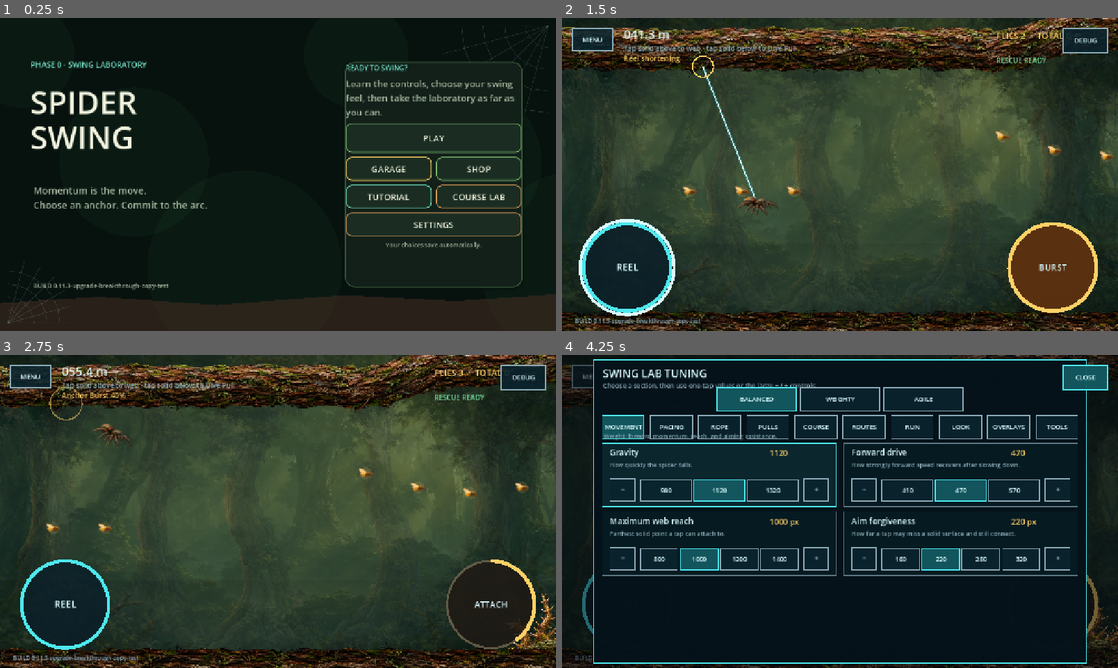
Above: before the commit, frames 1-4 (two rows, left to right).
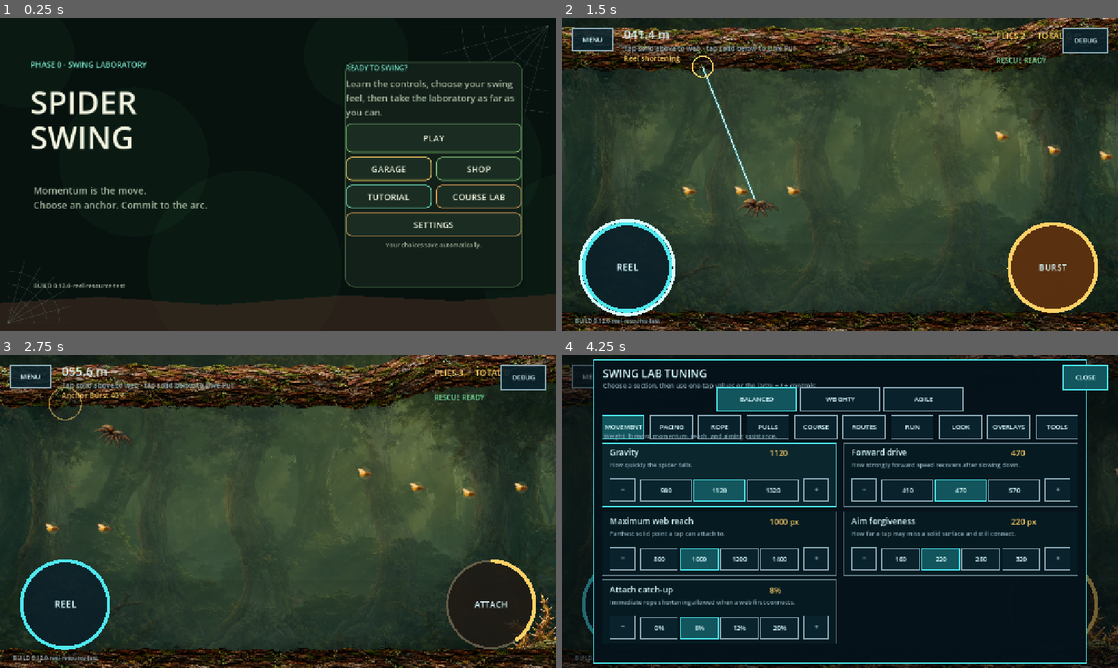
Above: after the commit, the same moments.

Repository: menno420/spider-swing
Game: Godot game, scene res://game/bootstrap/main.tscn
Same seed, same stepped clock (60 frames per second), same inputs: the game is played once before the commit and once after it.
Inputs (mouse positions are in pixels of both pictures, inside the frame that each line leads up to):
- Up to frame 1 (0.25 s): no input
- Up to frame 2 (1.5 s): click "PLAY" at 0.5 s; click (628, 268) at 1.25 s
- Up to frame 3 (2.75 s): click (489, 605) at 2 s
- Up to frame 4 (4.25 s): click (1084, 376) at 2.75 s; click (840, 511) at 3.5 s

The runs differ from the first frame. In frame 1, 0.2% of the frame differs, in the area x 11-31%, y 84-87%; in frame 2, 2.0%; in frame 3, 5.6%, in the area x 0-100%, y 0-100%; in frame 4, 2.2%.

Commit message:
Rebaseline Reel as a limited resource

Diff:
--- a/game/application/swing_lab_session.gd
+++ b/game/application/swing_lab_session.gd
@@ -53,9 +53,9 @@
 
 func configure_progress(progress: PlayerProgress) -> void:
 	_progress = progress.copy()
-	if not is_inside_tree():
-		_config.apply_preset(_config.preset_name)
-		SpiderCatalog.apply_to_config(_config, _progress)
+	_config = SpiderCatalog.resolved_config(_config.preset_name, _progress)
+	if is_inside_tree():
+		_world.config = _config
 
 
 func configure_creator_pattern(pattern: Array[StringName]) -> void:
@@ -153,8 +153,7 @@
 
 
 func apply_preset(name: StringName) -> void:
-	_config.apply_preset(name)
-	SpiderCatalog.apply_to_config(_config, _progress)
+	_config = SpiderCatalog.resolved_config(name, _progress)
 	_world.config = _config
 	_world.surface_bounce_ready = _config.surface_bounce_enabled
 	_reset_course_stream()
@@ -226,6 +225,11 @@
 	elif parameter == &"course_rails" and \
 			not _config.course_boundaries_enabled:
 		_world.web.release()
+	elif parameter == &"reel_capacity_seconds":
+		_world.web.reel_energy = minf(
+			_world.web.reel_energy,
+			_config.reel_energy_capacity,
+		)
 	elif parameter == &"impact_shell":
 		_world.surface_bounce_ready = _config.surface_bounce_enabled
 
--- a/game/domain/spider_catalog.gd
+++ b/game/domain/spider_catalog.gd
@@ -317,6 +317,15 @@
 		MAX_UPGRADE_LEVEL,
 		(completed_intervals + 1) * BREAKTHROUGH_INTERVAL,
 	)
+
+
+static func resolved_config(
+	preset_name: StringName,
+	progress: PlayerProgress,
+) -> SwingConfig:
+	var config := SwingConfig.from_preset(preset_name)
+	apply_to_config(config, progress)
+	return config
 
 
 static func apply_to_config(
--- a/game/domain/swing_config.gd
+++ b/game/domain/swing_config.gd
@@ -6,10 +6,15 @@
 ## are deliberately not called "baseline": only the owner can approve that
 ## label after real-device playtesting.
 
-const SCHEMA_VERSION := 9
+const SCHEMA_VERSION := 10
 const PRESET_BALANCED := &"balanced_candidate"
 const PRESET_WEIGHTY := &"weighty_candidate"
 const PRESET_AGILE := &"agile_candidate"
+const BASE_REEL_RETRACTION_RATE := 260.0
+const BASE_REEL_ENERGY_CAPACITY := 60.0
+const BASE_REEL_DRAIN_RATE := 30.0
+const BASE_REEL_REGENERATION_RATE := 18.0
+const BASE_REEL_EMPTY_LOCKOUT := 0.75
 
 @export var schema_version: int = SCHEMA_VERSION
 @export var preset_name: StringName = PRESET_BALANCED
@@ -30,11 +35,11 @@
 @export var attachment_catch_fraction: float = 0.08
 @export var rope_elasticity_allowance: float = 10.0
 @export var rope_damping: float = 0.035
-@export var reel_retraction_rate: float = 400.0
-@export var reel_energy_capacity: float = 100.0
-@export var reel_drain_rate: float = 30.0
-@export var reel_regeneration_rate: float = 18.0
-@export var reel_empty_lockout: float = 0.75
+@export var reel_retraction_rate: float = BASE_REEL_RETRACTION_RATE
+@export var reel_energy_capacity: float = BASE_REEL_ENERGY_CAPACITY
+@export var reel_drain_rate: float = BASE_REEL_DRAIN_RATE
+@export var reel_regeneration_rate: float = BASE_REEL_REGENERATION_RATE
+@export var reel_empty_lockout: float = BASE_REEL_EMPTY_LOCKOUT
 @export var automatic_take_up_enabled: bool = true
 @export var automatic_take_up_retention: float = 0.85
 @export var burst_distance_fraction: float = 0.40
@@ -96,6 +101,9 @@
 	player_collision_radius = 18.0
 	web_tap_retargets_when_attached = false
 	attachment_catch_fraction = 0.08
+	reel_energy_capacity = BASE_REEL_ENERGY_CAPACITY
+	reel_regeneration_rate = BASE_REEL_REGENERATION_RATE
+	reel_empty_lockout = BASE_REEL_EMPTY_LOCKOUT
 	automatic_take_up_enabled = true
 	automatic_take_up_retention = 0.85
 	burst_distance_fraction = 0.40
@@ -142,7 +150,7 @@
 			air_drag = 0.04
 			rope_elasticity_allowance = 7.0
 			rope_damping = 0.025
-			reel_retraction_rate = 420.0
+			reel_retraction_rate = 275.0
 			reel_drain_rate = 32.0
 		PRESET_AGILE:
 			gravity = 980.0
@@ -153,7 +161,7 @@
 			air_drag = 0.07
 			rope_elasticity_allowance = 13.0
 			rope_damping = 0.05
-			reel_retraction_rate = 440.0
+			reel_retraction_rate = 290.0
 			reel_drain_rate = 35.0
 		_:
 			preset_name = PRESET_BALANCED
@@ -165,8 +173,8 @@
 			air_drag = 0.055
 			rope_elasticity_allowance = 10.0
 			rope_damping = 0.035
-			reel_retraction_rate = 400.0
-			reel_drain_rate = 30.0
+			reel_retraction_rate = BASE_REEL_RETRACTION_RATE
+			reel_drain_rate = BASE_REEL_DRAIN_RATE
 
 
 func target_speed_at(distance_pixels: float) -> float:
@@ -218,6 +226,9 @@
 		&"reel_rate":
 			reel_retraction_rate = safe_value
 			return reel_retraction_rate
+		&"reel_capacity_seconds":
+			reel_energy_capacity = safe_value * reel_drain_rate
+			return reel_energy_capacity / reel_drain_rate
 		&"auto_take_up":
 			automatic_take_up_enabled = safe_value >= 0.5
 			return 1.0 if automatic_take_up_enabled else 0.0
@@ -320,6 +331,8 @@
 			return 1.0 if web_tap_retargets_when_attached else 0.0
 		&"reel_rate":
 			return reel_retraction_rate
+		&"reel_capacity_seconds":
+			return reel_energy_capacity / reel_drain_rate
 		&"auto_take_up":
 			return 1.0 if automatic_take_up_enabled else 0.0
 		&"take_up_pct":
@@ -389,8 +402,9 @@
 		failures.append("speed progression values are invalid")
 	if web_minimum_length <= 0.0 or web_maximum_length <= web_minimum_length:
 		failures.append("web length range is invalid")
-	if reel_energy_capacity <= 0.0:
-		failures.append("Reel energy capacity must be positive")
+	if reel_energy_capacity <= 0.0 or reel_drain_rate <= 0.0 or \
+			reel_regeneration_rate <= 0.0 or reel_empty_lockout < 0.0:
+		failures.append("Reel resource values are invalid")
 	if reel_retraction_rate <= 0.0:
 		failures.append("Reel response values are invalid")
 	if automatic_take_up_retention < 0.0 or automatic_take_up_retention > 1.0:
--- a/game/domain/tuning_catalog.gd
+++ b/game/domain/tuning_catalog.gd
@@ -156,7 +156,18 @@
 		"minimum": 80.0,
 		"maximum": 720.0,
 		"step": 20.0,
-		"quick": [400.0, 480.0, 560.0, 640.0],
+		"quick": [220.0, 260.0, 340.0, 400.0],
+	},
+	{
+		"id": &"reel_capacity_seconds",
+		"category": CATEGORY_ROPE,
+		"label": "Full Reel time",
+		"help": "Continuous hold time available from a full Reel meter.",
+		"format": &"seconds",
+		"minimum": 0.8,
+		"maximum": 4.0,
+		"step": 0.2,
+		"quick": [1.0, 1.5, 2.0, 3.33],
 	},
 	{
 		"id": &"auto_take_up",
@@ -182,7 +193,7 @@
 	},
 	{
 		"id": &"attach_catch_pct",
-		"category": CATEGORY_ROPE,
+		"category": CATEGORY_MOVEMENT,
 		"label": "Attach catch-up",
 		"help": "Immediate rope shortening allowed when a web first connects.",
 		"format": &"percent",
--- a/game/presentation/scripts/front_end.gd
+++ b/game/presentation/scripts/front_end.gd
@@ -661,16 +661,19 @@
 	_garage_name.text = str(item["name"])
 	_garage_description.text = str(item["description"])
 	_garage_tradeoff.text = "TRADE-OFF · %s" % item["tradeoff"]
-	var preview := SwingConfig.from_preset(SwingConfig.PRESET_BALANCED)
-	SpiderCatalog.apply_to_config(preview, _state.progress)
+	var preview := SpiderCatalog.resolved_config(
+		SwingConfig.PRESET_BALANCED,
+		_state.progress,
+	)
 	var stats_format := (
-		"HITBOX %.1f px  ·  GRAVITY %.0f  ·  REEL %.0f px/s%s\n"
+		"HITBOX %.1f px  ·  GRAVITY %.0f  ·  REEL %.0f px/s · %.2f s%s\n"
 		+ "BURST %.0f%%  ·  MINIMUM %.0f px%s"
 	)
 	_garage_stats.text = stats_format % [
 			preview.player_collision_radius,
 			preview.gravity,
 			preview.reel_retraction_rate,
+			preview.reel_energy_capacity / preview.reel_drain_rate,
 			(
 				"  ·  GLIDE %.2f s" % preview.glide_duration
 				if preview.glide_duration > 0.0
--- a/project.godot
+++ b/project.godot
@@ -9,7 +9,7 @@
 
 config/name="Spider Swing"
 config/description="Android-first 2D physics swing game. \"Spider Swing\" is an internal codename, not an approved release name — see docs/product/name-status.md."
-config/version="0.11.3-upgrade-breakthrough-copy-test"
+config/version="0.12.0-reel-resource-test"
 run/main_scene="res://game/bootstrap/main.tscn"
 config/features=PackedStringArray("4.7", "GL Compatibility")
 
--- a/tests/test_runner.gd
+++ b/tests/test_runner.gd
@@ -4,10 +4,10 @@
 const MAIN_SCENE_PATH := "res://game/bootstrap/main.tscn"
 const EXPORT_PRESETS_PATH := "res://export_presets.cfg"
 const ANDROID_WORKFLOW_PATH := "res://.github/workflows/android-debug.yml"
-const BUILD_VERSION := "0.11.3-upgrade-breakthrough-copy-test"
-const ANDROID_VERSION_CODE := 26
-const ANDROID_APP_NAME := "Spider Swing Breakthrough Copy (dev)"
-const EXPECTED_CHECK_COUNT := 90
+const BUILD_VERSION := "0.12.0-reel-resource-test"
+const ANDROID_VERSION_CODE := 27
+const ANDROID_APP_NAME := "Spider Swing Reel Resource (dev)"
+const EXPECTED_CHECK_COUNT := 91
 const REQUIRED_INPUT_ACTIONS := [
 	"web_action", "reel_in", "burst_action", "pause", "restart_run",
 	"toggle_debug"]
--- a/tests/unit/phase0_physics_tests.gd
+++ b/tests/unit/phase0_physics_tests.gd
@@ -11,6 +11,7 @@
 	var passed := 0
 
 	passed += _test_presets(failures)
+	passed += _test_reel_resource_baseline_and_resolution(failures)
 	passed += _test_gradual_speed_curve_reaches_full_pace_at_five_kilometres(
 		failures)
 	passed += _test_release_preserves_velocity(failures)
@@ -71,7 +72,8 @@
 	var balanced := SwingConfig.from_preset(SwingConfig.PRESET_BALANCED)
 	if not is_equal_approx(balanced.gravity, 1120.0) or \
 			not is_equal_approx(balanced.dive_distance_fraction, 0.40) or \
-			not is_equal_approx(balanced.reel_retraction_rate, 400.0) or \
+			not is_equal_approx(balanced.reel_retraction_rate, 260.0) or \
+			not is_equal_approx(balanced.reel_energy_capacity, 60.0) or \
 			not is_equal_approx(balanced.burst_distance_fraction, 0.40) or \
 			not is_equal_approx(balanced.burst_minimum_distance, 80.0) or \
 			not is_equal_approx(balanced.speed_curve_distance, 50000.0) or \
@@ -80,6 +82,70 @@
 			not balanced.course_boundaries_lethal:
 		failures.append(
 			"balanced candidate lost its weaker base, pacing, or rail defaults")
+		return 0
+	return 1
+
+
+static func _test_reel_resource_baseline_and_resolution(
+	failures: PackedStringArray,
+) -> int:
+	var base := SwingConfig.from_preset(SwingConfig.PRESET_BALANCED)
+	var base_seconds := base.reel_energy_capacity / base.reel_drain_rate
+	var base_shortening_budget := base_seconds * base.reel_retraction_rate
+	if not is_equal_approx(base_seconds, 2.0) or \
+			not is_equal_approx(base_shortening_budget, 520.0):
+		failures.append(
+			"level-zero Reel is not the bounded 2.0 s / 520 px baseline")
+		return 0
+
+	var progress := PlayerProgress.defaults()
+	for upgrade_id: String in [
+		"classic_reel",
+		"classic_reel_capacity",
+		"classic_reel_recovery",
+	]:
+		progress.upgrade_levels[upgrade_id] = SpiderCatalog.MAX_UPGRADE_LEVEL
+	var resolved := SpiderCatalog.resolved_config(
+		SwingConfig.PRESET_BALANCED,
+		progress,
+	)
+	var max_seconds := (
+		resolved.reel_energy_capacity / resolved.reel_drain_rate)
+	var max_shortening_budget := (
+		max_seconds * resolved.reel_retraction_rate)
+	if not is_equal_approx(resolved.reel_retraction_rate, 338.0) or \
+			not is_equal_approx(max_seconds, 2.48) or \
+			absf(max_shortening_budget - 838.24) > 0.01 or \
+			resolved.reel_retraction_rate >= 400.0:
+		failures.append(
+			"maxed Reel does not provide the intended bounded upgrade headroom")
+		return 0
+
+	var reused := SpiderCatalog.resolved_config(
+		SwingConfig.PRESET_BALANCED,
+		progress,
+	)
+	reused.apply_preset(SwingConfig.PRESET_BALANCED)
+	SpiderCatalog.apply_to_config(reused, progress)
+	if not is_equal_approx(
+			reused.reel_energy_capacity,
+			resolved.reel_energy_capacity,
+	) or not is_equal_approx(
+			reused.reel_regeneration_rate,
+			resolved.reel_regeneration_rate,
+	) or not is_equal_approx(
+			reused.reel_empty_lockout,
+			resolved.reel_empty_lockout,
+	):
+		failures.append("preset reapplication compounded Reel upgrade modifiers")
+		return 0
+
+	base.set_tuning_value(&"reel_capacity_seconds", 1.4)
+	if not is_equal_approx(
+			base.value_for(&"reel_capacity_seconds"),
+			1.4,
+	) or not is_equal_approx(base.reel_energy_capacity, 42.0):
+		failures.append("Full Reel time debug tuning is not authoritative")
 		return 0
 	return 1
 
@@ -1561,7 +1627,7 @@
 		failures.append("Skitter lost its smaller, more agile profile")
 		return 0
 	if heavy.player_collision_radius <= 18.0 or heavy.gravity <= 1120.0 or \
-			heavy.reel_retraction_rate <= 400.0:
+			heavy.reel_retraction_rate <= SwingConfig.BASE_REEL_RETRACTION_RATE:
 		failures.append("Anchorite lost its heavy Reel-In trade-off")
 		return 0
 	if glider.glide_duration <= 1.0 or glider.detached_gravity_scale >= 0.60:
Not shown, changed: export_presets.cfg
Not shown, changed: .github/workflows/android-debug.yml
Not shown, changed: .sessions/2026-07-30-reel-resource-rebaseline.md
Not shown, changed: .substrate/guard-fires.jsonl
Not shown, changed: README.md
Not shown, changed: docs/current-state.md
Not shown, changed: docs/decisions.md
Not shown, changed: docs/product/deep-progression-direction.md
Not shown, changed: docs/technical/phase-0-swing-laboratory.md
Not shown, changed: docs/technical/testing.md
Not shown, changed: game/application/README.md
Not shown, changed: game/domain/README.md
(and 2 more such lines)
